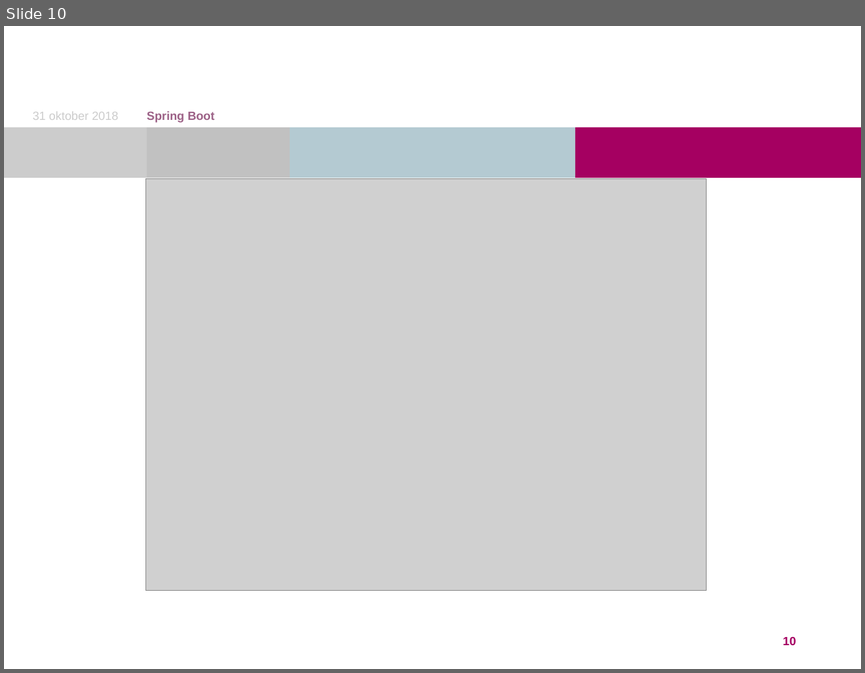
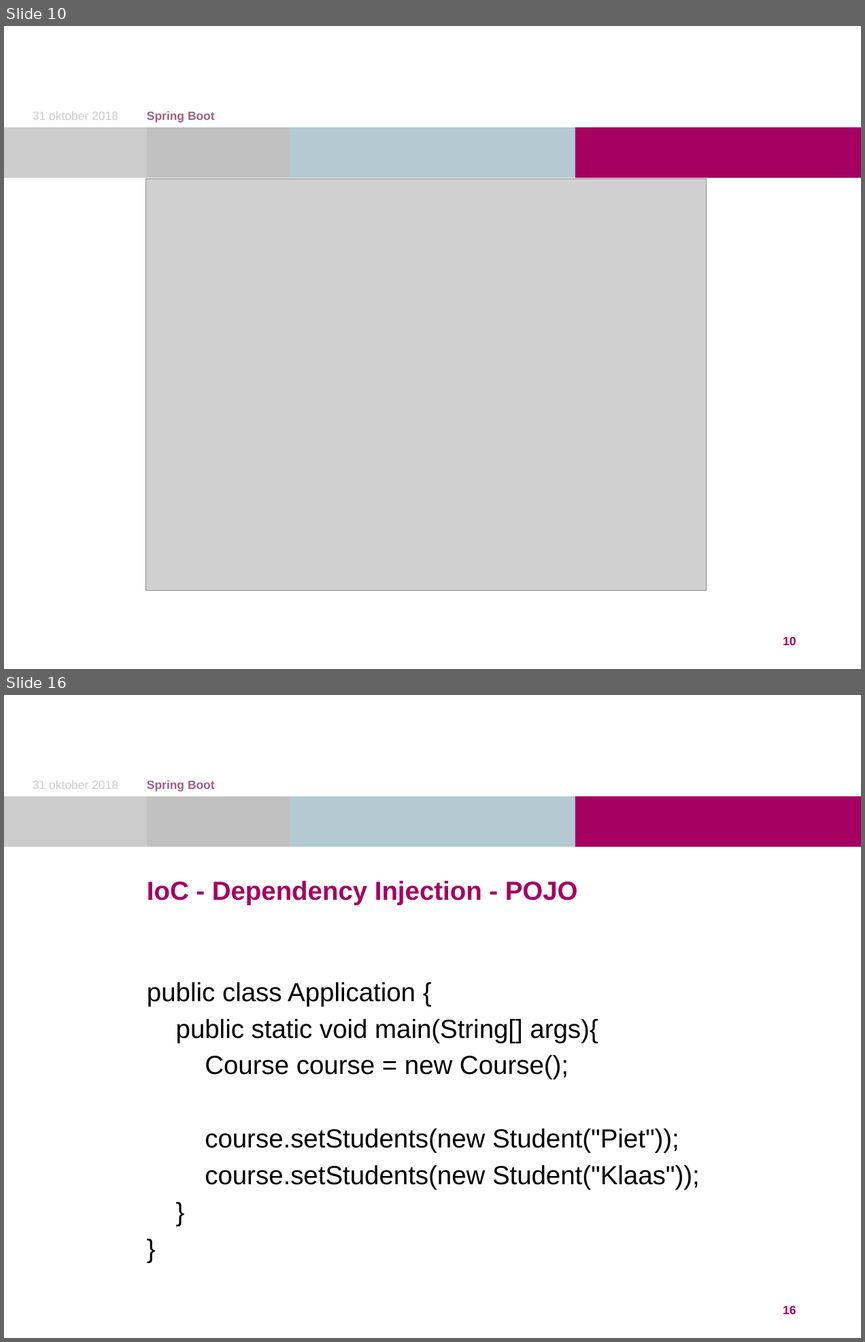
Before and after one commit to DutchDave/springboot-workshop, a slide deck: Spring Boot.pptx. Shown one above the other, each under a label of ours: slide 10 before the commit, slides 10 and 16 after it; the slides between them are not shown. The pictures are 865x673 and 865x1342 pixels, drawn with LibreOffice and Linux fonts; fonts in the diff are those of the drawing; grey boxes stand for pictures; background and template pictures are left out. Boxes give left, top, right and bottom in pixels: in the first picture for what was removed or moved away, otherwise in the second. Text is boxed around its words. In the diff, an @@ line names an element or a change of style, - is before the commit and + after.

```diff
--- a/Spring Boot.pptx
+++ b/Spring Boot.pptx
@@ slide 16 added at box(4, 695, 861, 1338), background #FFFFFF; not listed: 4 template elements that a slide beside it also shows @@
@@ text added at box(33, 781, 118, 789), 10 pt, text #CCCCCC @@
+31 oktober 2018
@@ text added at box(147, 780, 215, 792), 10 pt, text #9C6186, bold @@
+Spring Boot
@@ title added at box(147, 881, 578, 904), 22 pt, text #A50061, bold @@
+IoC - Dependency Injection - POJO
@@ text added at box(147, 982, 700, 1189), 22 pt, text #000000 @@
+public class Application {
+public static void main(String[] args){
+Course course = new Course();
+course.setStudents(new Student("Piet"));
+course.setStudents(new Student("Klaas"));
+}
+}
@@ page number added at box(783, 1305, 796, 1314), 10 pt, text #A50061, bold @@
+16
```
Also in this commit, not shown: 10 other slides added.
